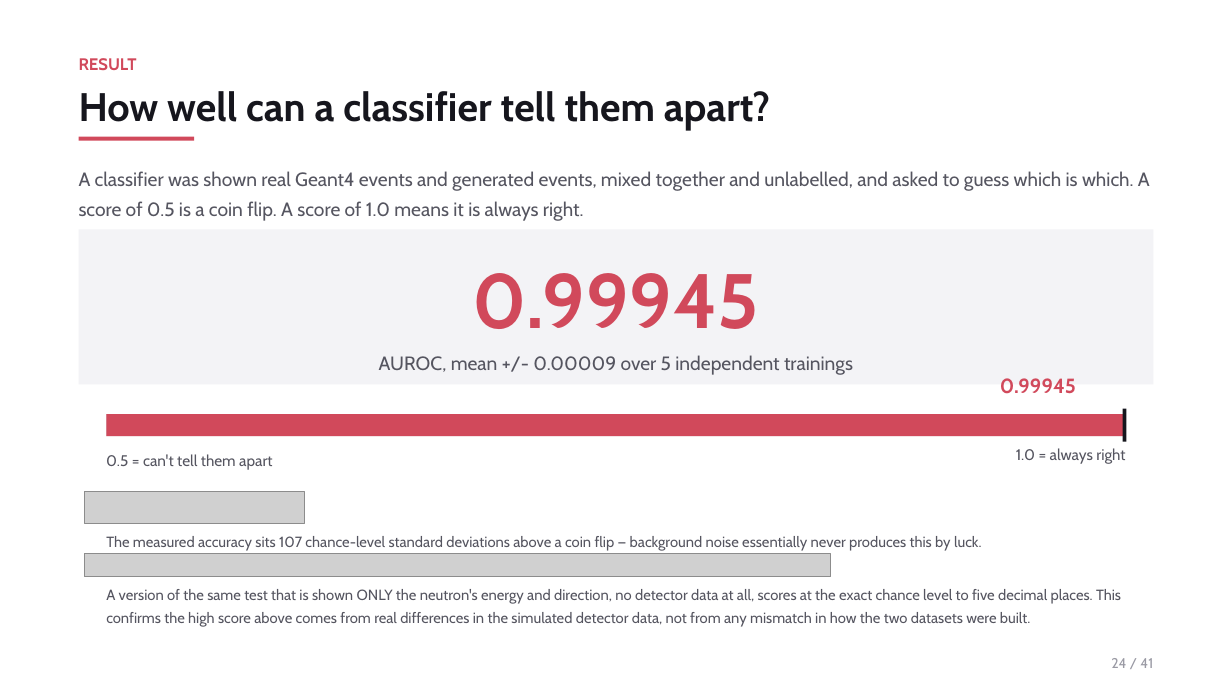
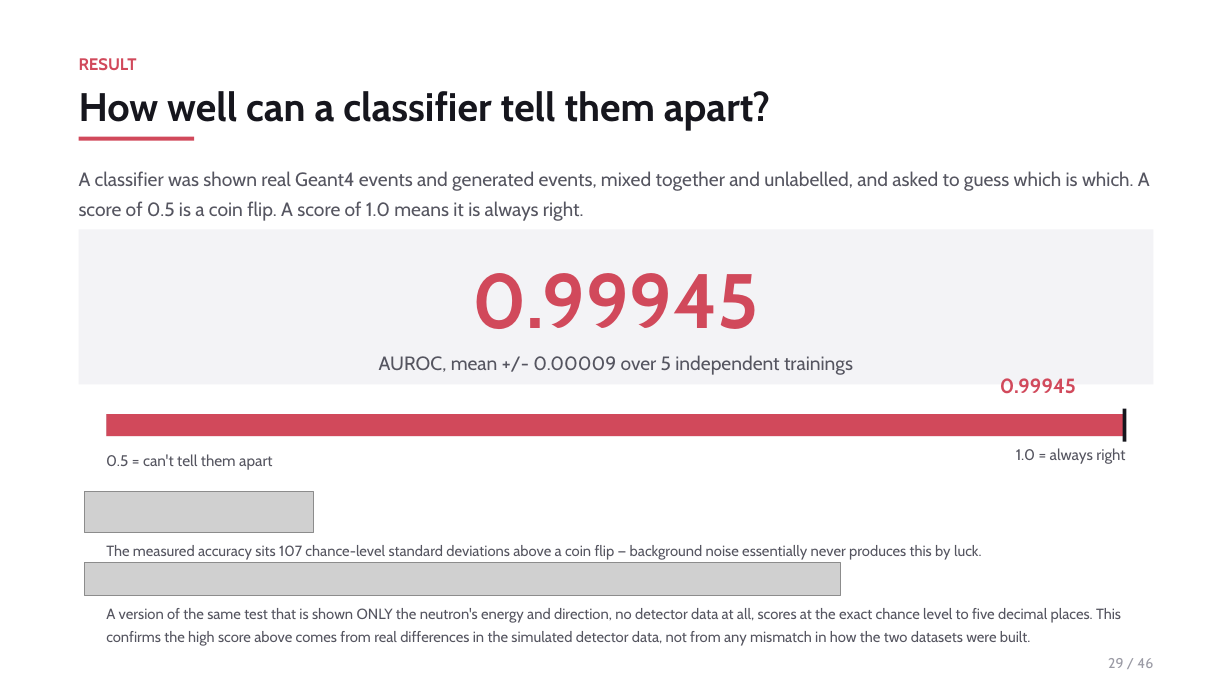
Before and after one commit to JulianAttemptsCoding/Fast-MC-CBSC, a slide deck: slide 29 of exhibition/c2st_20260728/CBSC_ZDC_FastMC_overview.pptx (slide 24 before the commit). Drawn at 1232x693 pixels with LibreOffice and Linux fonts; fonts in the diff are those of the drawing; grey boxes stand for pictures. Boxes give left, top, right and bottom in pixels: in the first picture for what was removed or moved away, otherwise in the second. Text is boxed around its words. In the diff, an @@ line names an element or a change of style, - is before the commit and + after.

Commit message:
exhibition: publish the six-epoch continuation, epochs 0-10
The site showed the accepted parents only, epochs 0-4. It now carries the DiCOS
continuation through epoch 10 for all four calibrated families, from the
dicos-r3 run.

The per-epoch visualization payloads are comparable to the published ones, and
were checked before being merged rather than assumed: selection_sha256 is
identical (f70529198aa9...), so it is the same 50 validation conditions; so are
the geometry hash, the split, the sample count, the draws per condition and the
solver step counts. The generation seeds differ only because the epoch differs
-- both follow 20260725 + epoch * 1000003, which reproduces 24260737 at epoch 4
and 30260755 at epoch 10 exactly. manifest_sha256 and splits_sha256 differ by
the already-recorded path-string rewrite, not by content.

Three defects surfaced doing this, all found by looking at the rendered
figures rather than trusting a clean build:

* fig02 and fig04 hard-coded five x ticks and a five-epoch x limit, so the
  continuation was drawn outside the axes and over the neighbouring panel.
  Both now derive the range from the data.
* fig02's title claimed "More T4 compute". Epochs 5-10 ran on an RTX 4090, so
  the title now says "More compute" and the subtitle names both machines.
* Retaining every matched payload exhausted memory at 44 epochs (~13 MB each
  on disk, several times that parsed). Only aggregate.trend is ever read from
  these, so only that is kept; the per-draw detail is still read in full from
  the BEST_FILES payloads, which are few and loaded separately.

The epoch contracts are extended to an exact 0..10, not relaxed: a missing or
duplicated epoch still fails the same assertion. The "4/4 final epochs beat
their family's first completed epoch" claim was re-verified against the new
endpoints and still holds for all four.

```diff
--- a/exhibition/c2st_20260728/CBSC_ZDC_FastMC_overview.pptx
+++ b/exhibition/c2st_20260728/CBSC_ZDC_FastMC_overview.pptx
@@ picture: place and size @@
-picture at box(84, 492, 304, 523)
+picture at box(84, 492, 313, 532)
@@ text "The measured accuracy sits 107 ...": place and size @@
-text "The measured accuracy sits 107 ..." at box(106, 536, 982, 551)
+text "The measured accuracy sits 107 ..." at box(106, 545, 982, 560)
@@ picture: place and size @@
-picture at box(84, 554, 831, 577)
+picture at box(84, 563, 840, 595)
@@ text "A version of the same ...": place and size @@
-text "A version of the same ..." at box(106, 589, 1121, 627)
+text "A version of the same ..." at box(106, 608, 1121, 646)
@@ text at box(1108, 658, 1153, 668): text changed @@
-24 / 41
+29 / 46
```
Also in this commit, not shown: 31 other slides changed, 14 slides added, 9 slides removed, 22 other files.
